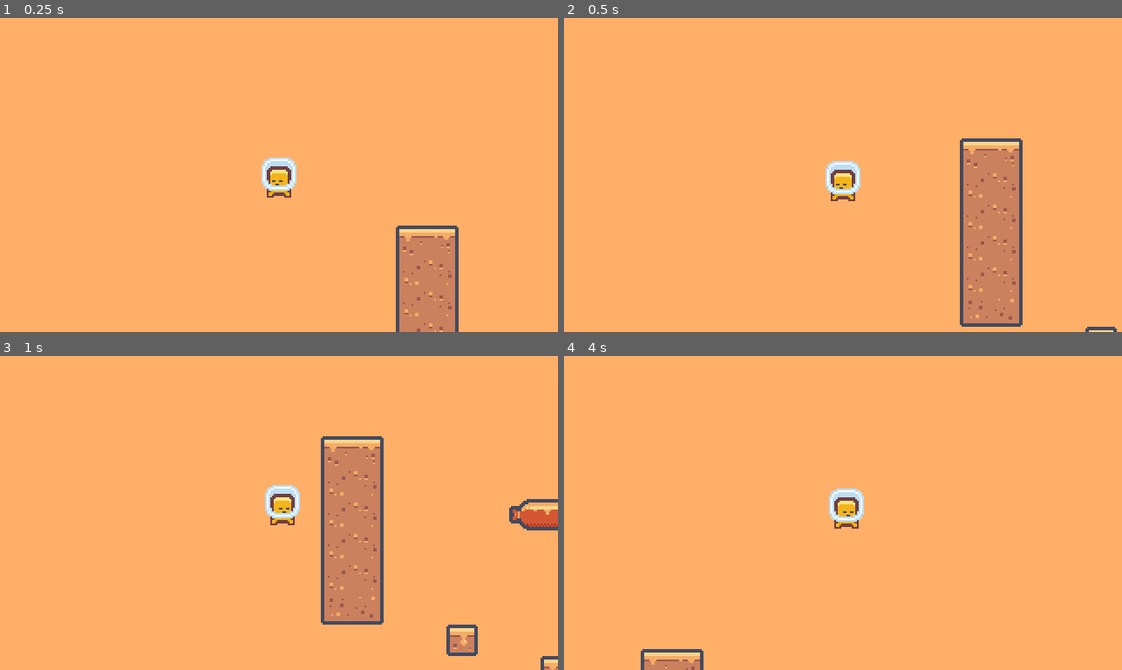
Above: before the commit, frames 1-4 (two rows, left to right).
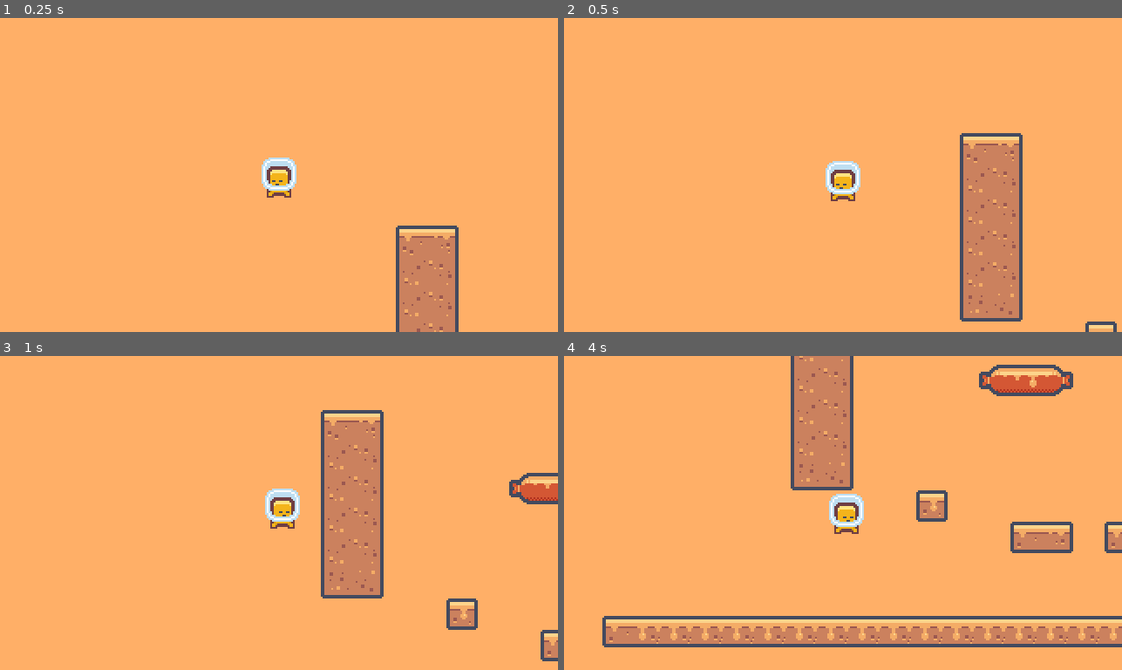
Above: after the commit, the same moments.

Repository: deoshreyas/Just-Another-Platformer
Game: Godot game, scene res://Scenes/level_1.tscn
Two runs of this game, one before a commit and one after it. Both use one fixed random seed, a clock stepped at 60 frames per second and the inputs below.
Inputs:
- Up to frame 1 (0.25 s): no input
- Up to frame 2 (0.5 s): no input
- Up to frame 3 (1 s): hold Right (right) from 0.53 s (still down); tap Up (up) at 0.77 s
- Up to frame 4 (4 s): tap Up (up) at 1.52, 3.02, 3.77 s; release Right (right) at 2.03 s; hold Left (left) 2.03-2.78 s; hold Right (right) from 2.78 s (still down)

Frame 1 is identical in both runs. In frame 2, 1.7% of the frame differs, in the area x 70-100%, y 36-100%; in frame 3, 5.6%; in frame 4, 16%, in the area x 6-100%, y 0-100%.

Commit message:
Try to create falling spikes without using raycasts, Fail miserably

Diff:
--- /dev/null
+++ b/Scenes/FallingSpikes.tscn
@@ -0,0 +1,31 @@
+[gd_scene load_steps=5 format=3 uid="uid://cdtr1m3cu8st3"]
+
+[ext_resource type="Script" path="res://Scripts/FallingSpikes.gd" id="1_vrs70"]
+[ext_resource type="Texture2D" uid="uid://d2rdu7nai474n" path="res://Assets/Sprites/spikes.png" id="2_6wsib"]
+[ext_resource type="PackedScene" uid="uid://j2e06uxookwg" path="res://Scenes/hitbox.tscn" id="3_76kfg"]
+
+[sub_resource type="RectangleShape2D" id="RectangleShape2D_3yapi"]
+size = Vector2(19, 9)
+
+[node name="FallingSpikes" type="CharacterBody2D"]
+script = ExtResource("1_vrs70")
+
+[node name="Sprite2D" type="Sprite2D" parent="."]
+rotation = 3.14159
+texture = ExtResource("2_6wsib")
+
+[node name="Hitbox" parent="." instance=ExtResource("3_76kfg")]
+
+[node name="CollisionShape2D" parent="Hitbox" index="0"]
+position = Vector2(-0.5, -0.5)
+shape = SubResource("RectangleShape2D_3yapi")
+
+[node name="DetectionArea" type="Area2D" parent="."]
+collision_mask = 2
+monitorable = false
+
+[node name="CollisionShape2D" type="CollisionShape2D" parent="DetectionArea"]
+
+[connection signal="body_entered" from="DetectionArea" to="." method="_on_detection_area_body_entered"]
+
+[editable path="Hitbox"]
--- a/Scenes/friction_box.tscn
+++ /dev/null
@@ -1,13 +0,0 @@
-[gd_scene load_steps=2 format=3 uid="uid://smw7nd3fxpry"]
-
-[ext_resource type="Script" path="res://Scripts/friction_box.gd" id="1_lkv74"]
-
-[node name="FrictionBox" type="Area2D"]
-collision_mask = 2
-monitorable = false
-script = ExtResource("1_lkv74")
-
-[node name="CollisionShape2D" type="CollisionShape2D" parent="."]
-
-[connection signal="body_entered" from="." to="." method="_on_body_entered"]
-[connection signal="body_exited" from="." to="." method="_on_body_exited"]
--- a/Scenes/level_1.tscn
+++ b/Scenes/level_1.tscn
@@ -2,10 +2,10 @@
 
 [ext_resource type="PackedScene" uid="uid://ogo80smhttn0" path="res://Scenes/level_base.tscn" id="1_fid8e"]
 [ext_resource type="PackedScene" uid="uid://5ioq7mivvm65" path="res://Scenes/moving_platform.tscn" id="2_36o3i"]
-[ext_resource type="PackedScene" uid="uid://smw7nd3fxpry" path="res://Scenes/friction_box.tscn" id="4_n0k4h"]
+[ext_resource type="PackedScene" uid="uid://cdtr1m3cu8st3" path="res://Scenes/FallingSpikes.tscn" id="3_1k2cv"]
 
-[sub_resource type="RectangleShape2D" id="RectangleShape2D_25vog"]
-size = Vector2(93, 74)
+[sub_resource type="RectangleShape2D" id="RectangleShape2D_whavt"]
+size = Vector2(20, 83)
 
 [node name="Level1" instance=ExtResource("1_fid8e")]
 
@@ -18,18 +18,16 @@
 [node name="MovingPlatform" parent="." index="3" instance=ExtResource("2_36o3i")]
 position = Vector2(737, 170)
 
-[node name="PathFollow2D" parent="MovingPlatform" index="0"]
-position = Vector2(0, 0)
-progress = 0.0
-
 [node name="AnimatableBody2D" parent="MovingPlatform" index="1"]
 position = Vector2(64.4803, 0.520004)
 
-[node name="FrictionBox" parent="." index="4" instance=ExtResource("4_n0k4h")]
+[node name="FallingSpikes" parent="." index="4" instance=ExtResource("3_1k2cv")]
+position = Vector2(568, 76)
 
-[node name="CollisionShape2D" parent="FrictionBox" index="0"]
-position = Vector2(47.5, 20)
-shape = SubResource("RectangleShape2D_25vog")
+[node name="CollisionShape2D" parent="FallingSpikes/DetectionArea" index="0"]
+position = Vector2(0, 44.5)
+shape = SubResource("RectangleShape2D_whavt")
 
 [editable path="MovingPlatform"]
-[editable path="FrictionBox"]
+[editable path="FallingSpikes"]
+[editable path="FallingSpikes/Hitbox"]
--- /dev/null
+++ b/Scripts/FallingSpikes.gd
@@ -0,0 +1,9 @@
+extends CharacterBody2D
+
+@export var SPEED = 150
+
+@onready var main_self = $"."
+
+func _on_detection_area_body_entered(body):
+	if body is Player:
+		main_self.velocity.y += SPEED
--- a/Scripts/Player.gd
+++ b/Scripts/Player.gd
@@ -13,10 +13,6 @@
 
 var can_double_jump = false
 var num_double_jumps = 0
-
-func _ready():
-	Global.connect("reduce_gravity", _reduce_self_gravity)
-	Global.connect("normal_gravity", _normalize_self_gravity)
 
 func _physics_process(_delta):
 	movement()
@@ -57,9 +53,3 @@
 
 func pan_cam_to_self():
 	camera.position = position
-
-func _reduce_self_gravity():
-	FALL_SPEED = 1.0
-
-func _normalize_self_gravity():
-	FALL_SPEED = 9.8
--- a/Scripts/friction_box.gd
+++ /dev/null
@@ -1,10 +0,0 @@
-extends Area2D
-
-
-func _on_body_entered(body):
-	if body is Player:
-		Global.reduce_gravity.emit()
-
-func _on_body_exited(body):
-	if body is Player:
-		Global.normal_gravity.emit()
--- a/Scripts/global.gd
+++ /dev/null
@@ -1,4 +0,0 @@
-extends Node
-
-signal reduce_gravity
-signal normal_gravity
--- a/project.godot
+++ b/project.godot
@@ -14,10 +14,6 @@
 run/main_scene="res://Scenes/level_1.tscn"
 config/features=PackedStringArray("4.0", "GL Compatibility")
 config/icon="res://icon.svg"
-
-[autoload]
-
-Global="*res://Scripts/global.gd"
 
 [display]
 
